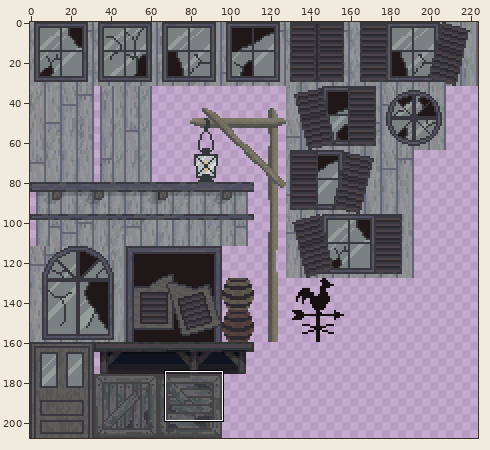
File history of a sprite sheet, app/public/gfx/tiles/tilesGhostTownBuildings.png. The first picture is a wide view before the edit; the outline marks the close-up.
Close-up. Old version:
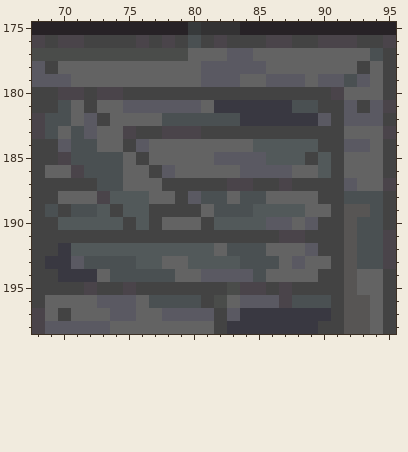
The file is 224x208 pixels. Colours within 5 levels of each other are drawn and written as one. Shown: x 68..95, y 175..198. The commit also changed other parts of the picture, which this record leaves out.
Now the later version:
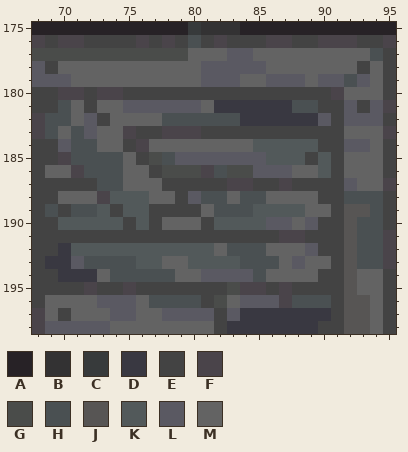
Palette (. is transparent): A #272226  B #333233  C #373a3b  D #393841  E #434343  F #4a444a  G #4a4c4a  H #4a5052  J #575554  K #52595a  L #5a5962  M #636363
Difference:
@@ x 74..86 @@
 183 MFEEFFFEEEEEE
-184 MELMMMMMMMMKK
-185 HMEMMMMMLLLLK
-186 HMMELMMMMMLLL
+184 MEFMMMMMMMMKK
+185 HMEGHLLLLLLLK
+186 HMMEGGGFHGGLL
 187 HMMMEEEEEFFEE
Changed places in both close-ups, as pixel boxes (x1, y1, x2, y2):
changed: (136, 139, 253, 178)
